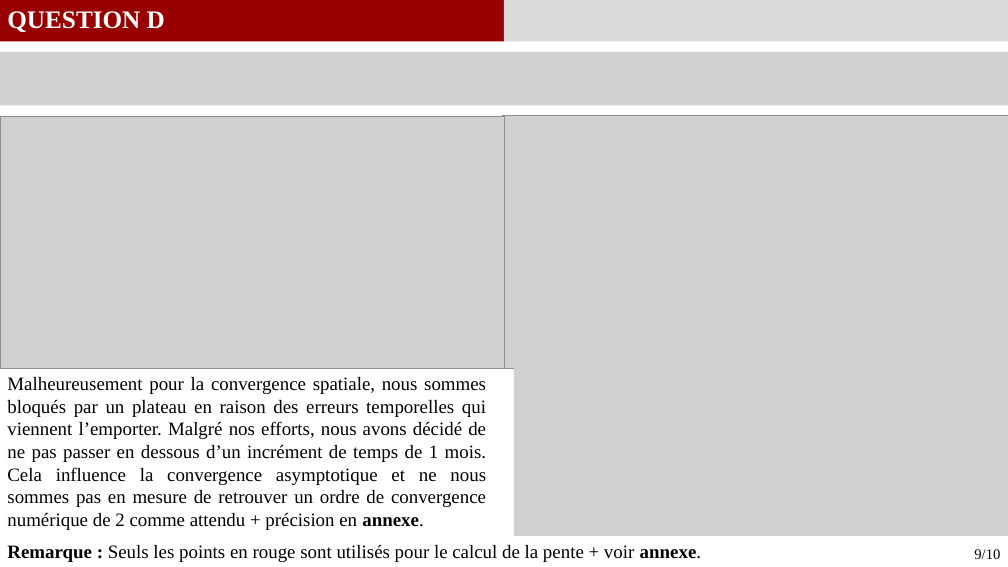
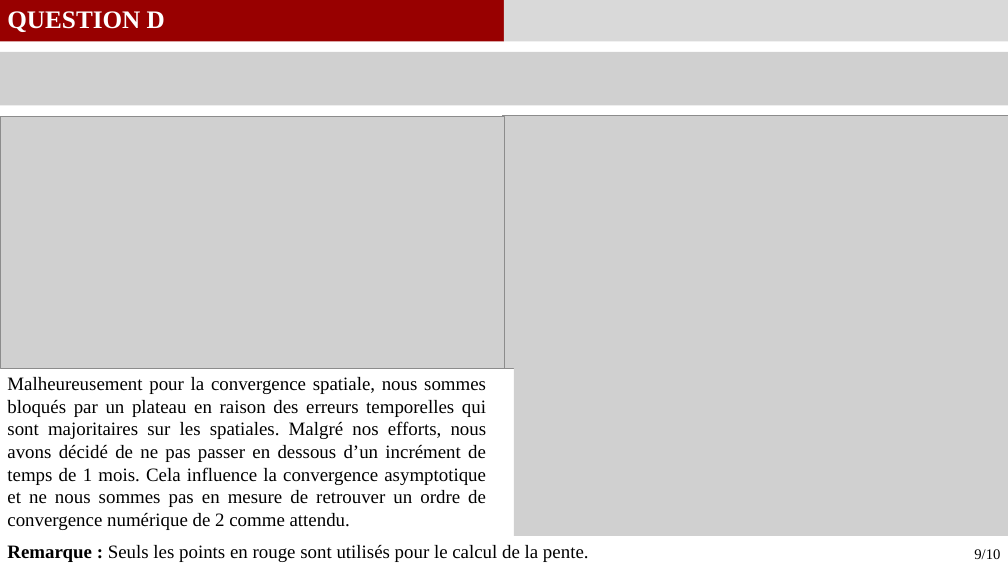
Before and after one commit to GauthierBRUNEL/MEC8211_devoir_2, a slide deck: slide 10 of doc/Rapport_Devoir2.pptx. Drawn at 1008x567 pixels with LibreOffice and Linux fonts; fonts in the diff are those of the drawing; grey boxes stand for pictures. Boxes give left, top, right and bottom in pixels: in the first picture for what was removed or moved away, otherwise in the second. Text is boxed around its words. In the diff, an @@ line names an element or a change of style, - is before the commit and + after.

```diff
--- a/doc/Rapport_Devoir2.pptx
+++ b/doc/Rapport_Devoir2.pptx
@@ text at bbox=[7, 377, 487, 530]: text changed @@
-Malheureusement pour la convergence spatiale, nous sommes bloqués par un plateau en raison des erreurs temporelles qui viennent l’emporter. Malgré nos efforts, nous avons décidé de ne pas passer en dessous d’un incrément de temps de 1 mois. Cela influence la convergence asymptotique et ne nous sommes pas en mesure de retrouver un ordre de convergence numérique de 2 comme attendu + précision en annexe.
+Malheureusement pour la convergence spatiale, nous sommes bloqués par un plateau en raison des erreurs temporelles qui sont majoritaires sur les spatiales. Malgré nos efforts, nous avons décidé de ne pas passer en dessous d’un incrément de temps de 1 mois. Cela influence la convergence asymptotique et ne nous sommes pas en mesure de retrouver un ordre de convergence numérique de 2 comme attendu.
@@ text at bbox=[7, 545, 589, 562]: text changed @@
-Remarque : Seuls les points en rouge sont utilisés pour le calcul de la pente + voir annexe.
+Remarque : Seuls les points en rouge sont utilisés pour le calcul de la pente.
```
Also in this commit, not shown: 6 other slides changed.
